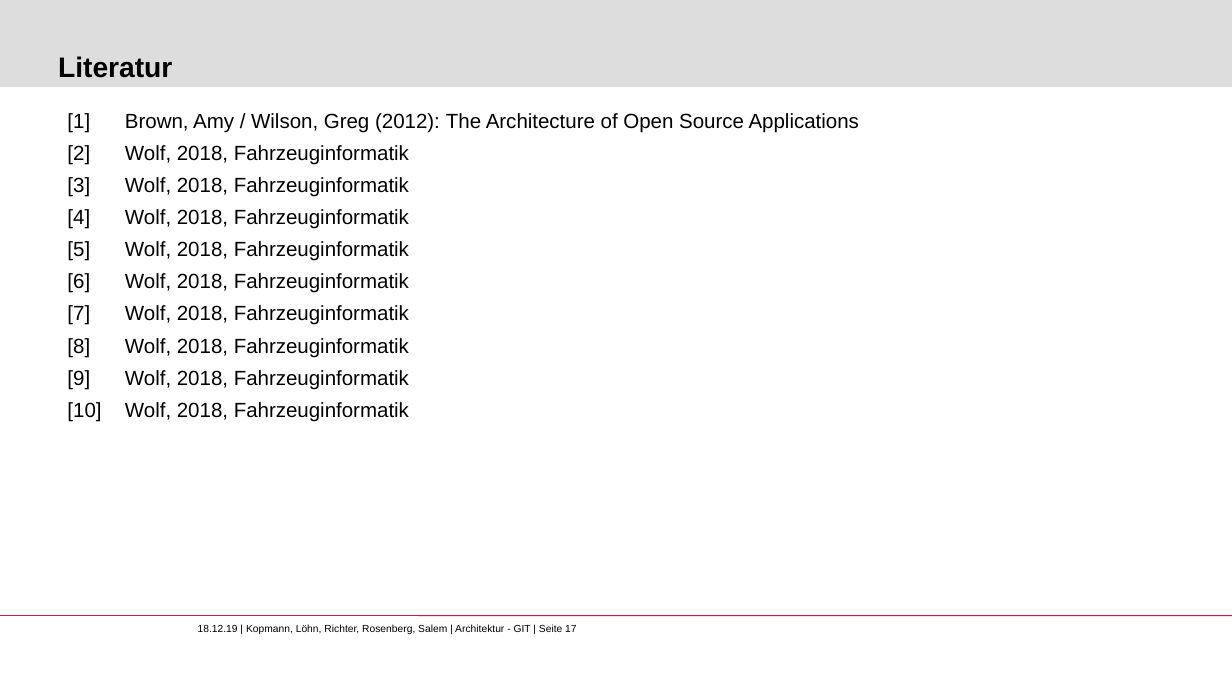
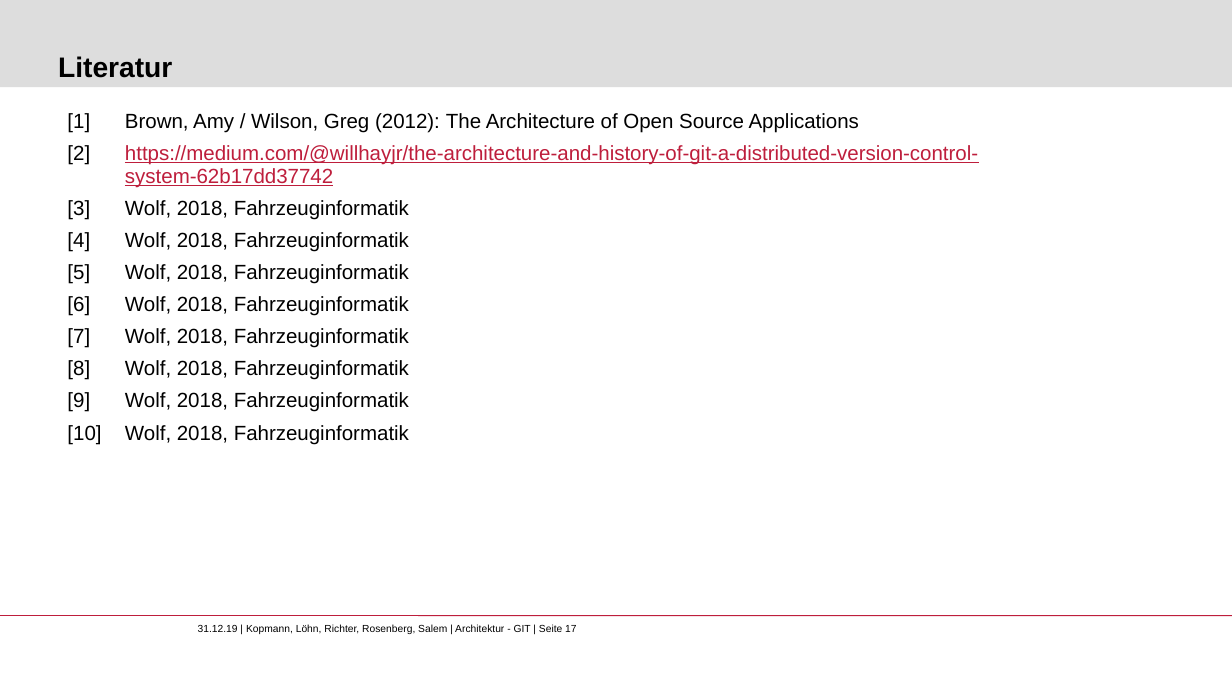
Before and after one commit to lisa-rosenberg/TUBS-WiSe19-Softwarearchitektur-Git, a slide deck: slide 17 of Architektur_GIT.pptx. Drawn at 1232x693 pixels with LibreOffice and Linux fonts; fonts in the diff are those of the drawing; background and template pictures are left out. Boxes give left, top, right and bottom in pixels: in the first picture for what was removed or moved away, otherwise in the second. Text is boxed around its words. In the diff, an @@ line names an element or a change of style, - is before the commit and + after.

```diff
--- a/Architektur_GIT.pptx
+++ b/Architektur_GIT.pptx
@@ table at [58, 105, 1187, 469] @@
-row 2, column 2: Wolf, 2018, Fahrzeuginformatik
+row 2, column 2: https://medium.com/@willhayjr/the-architecture-and-history-of-git-a-distributed-version-control-system-62b17dd37742
@@ text at [198, 624, 576, 634]: text changed @@
-18.12.19 | Kopmann, Löhn, Richter, Rosenberg, Salem | Architektur - GIT | Seite 17
+31.12.19 | Kopmann, Löhn, Richter, Rosenberg, Salem | Architektur - GIT | Seite 17
```
Also in this commit, not shown: 1 other slide changed, 2 other files.
